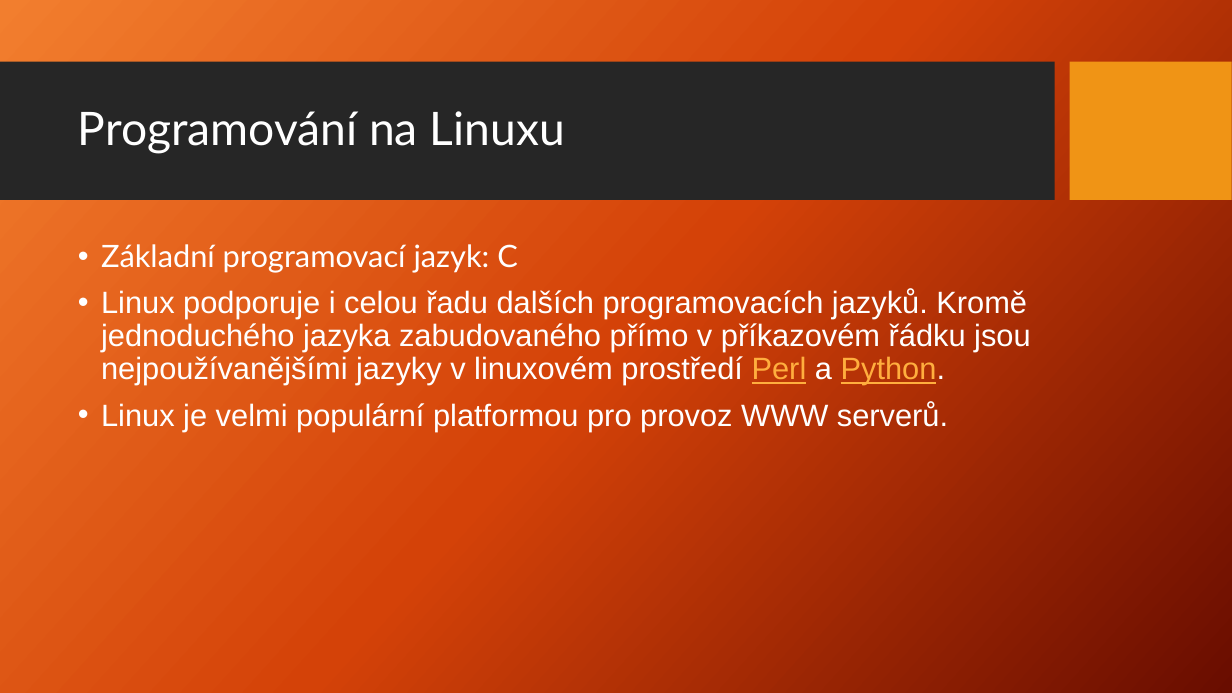
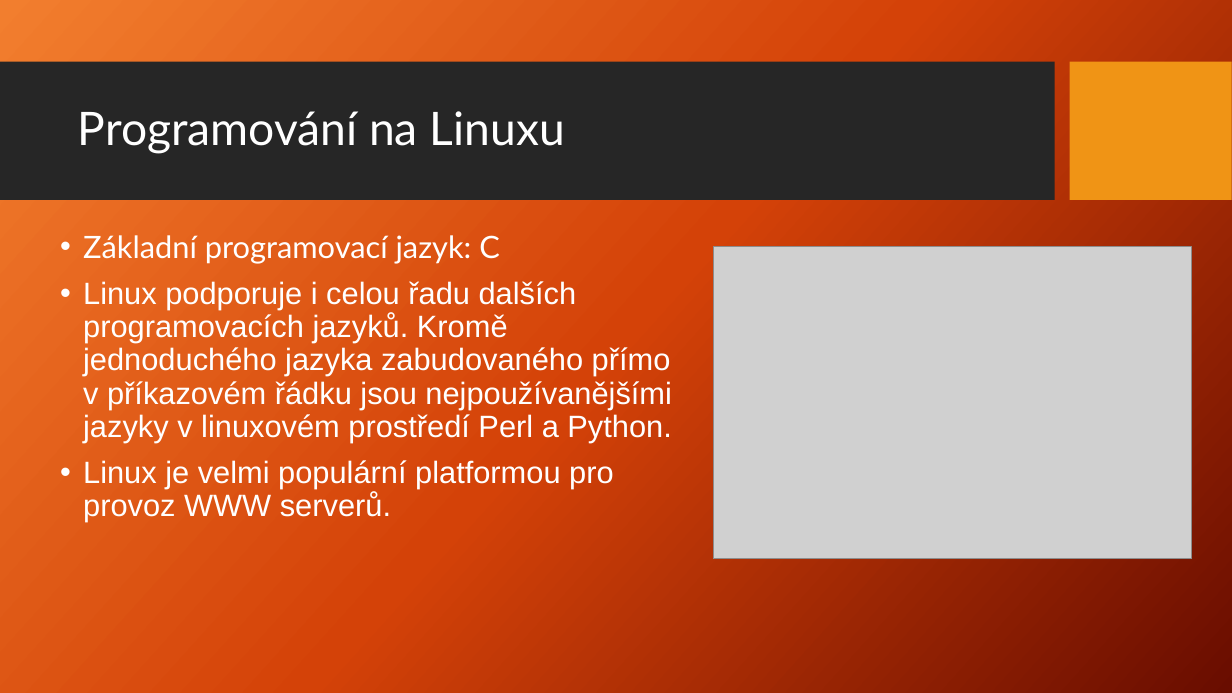
Before and after one commit to Jakub-Benes/Prezentace, a slide deck: slide 13 of Linux.pptx. Drawn at 1232x693 pixels with LibreOffice and Linux fonts; fonts in the diff are those of the drawing; grey boxes stand for pictures; background and template pictures are left out. Boxes give left, top, right and bottom in pixels: in the first picture for what was removed or moved away, otherwise in the second. Text is boxed around its words. In the diff, an @@ line names an element or a change of style, - is before the commit and + after.

```diff
--- a/Linux.pptx
+++ b/Linux.pptx
@@ text "Základní programovací jazyk: C" moved from (x1=101, y1=244, x2=1031, y2=431) to (x1=83, y1=235, x2=671, y2=522) @@
@@ picture added at (x1=714, y1=247, x2=1192, y2=559) @@
@@ text at (x1=83, y1=281, x2=671, y2=442): text colour #FFAE3E to #FFFFFF, underline off in "Perl Python." @@
```
Also in this commit, not shown: 4 other slides changed, 2 slides added, 1 slide removed.
